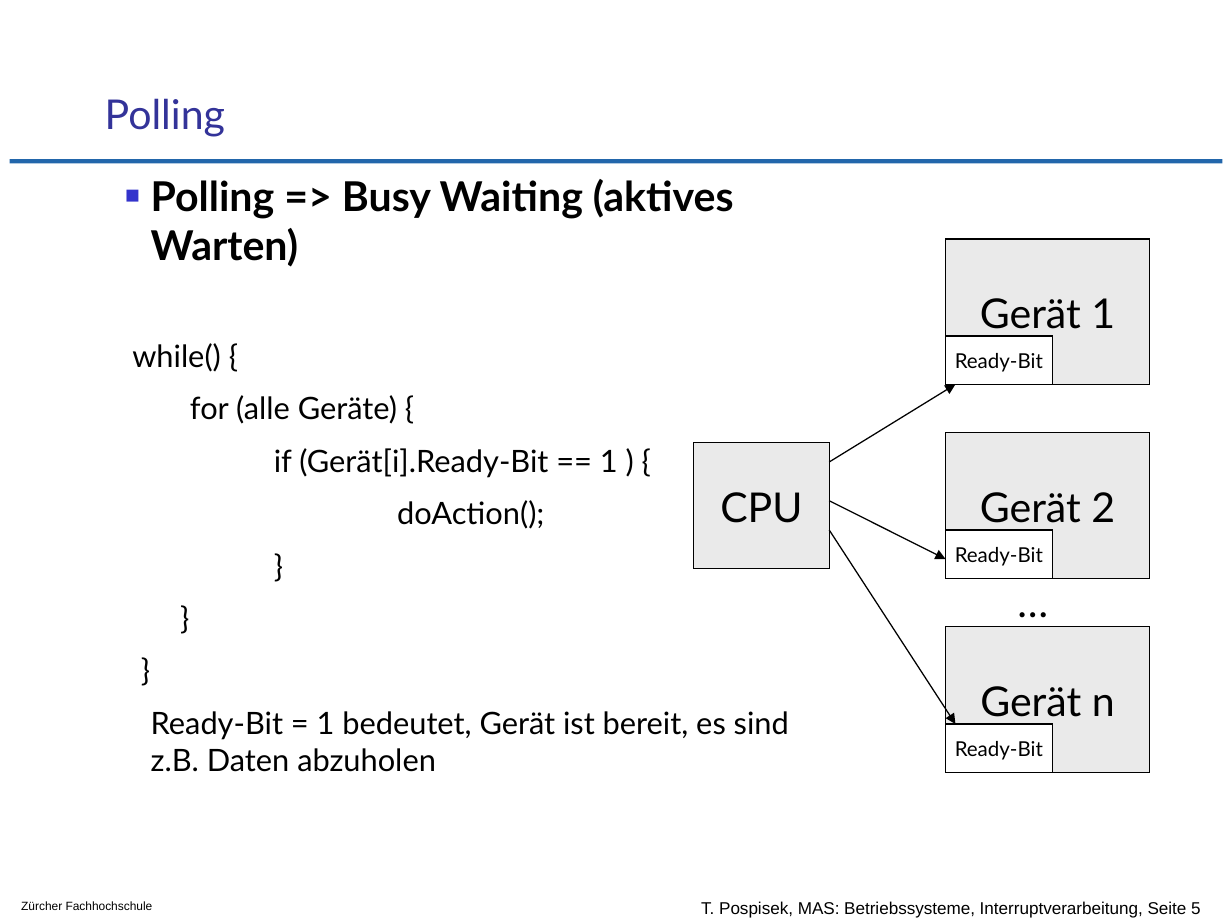
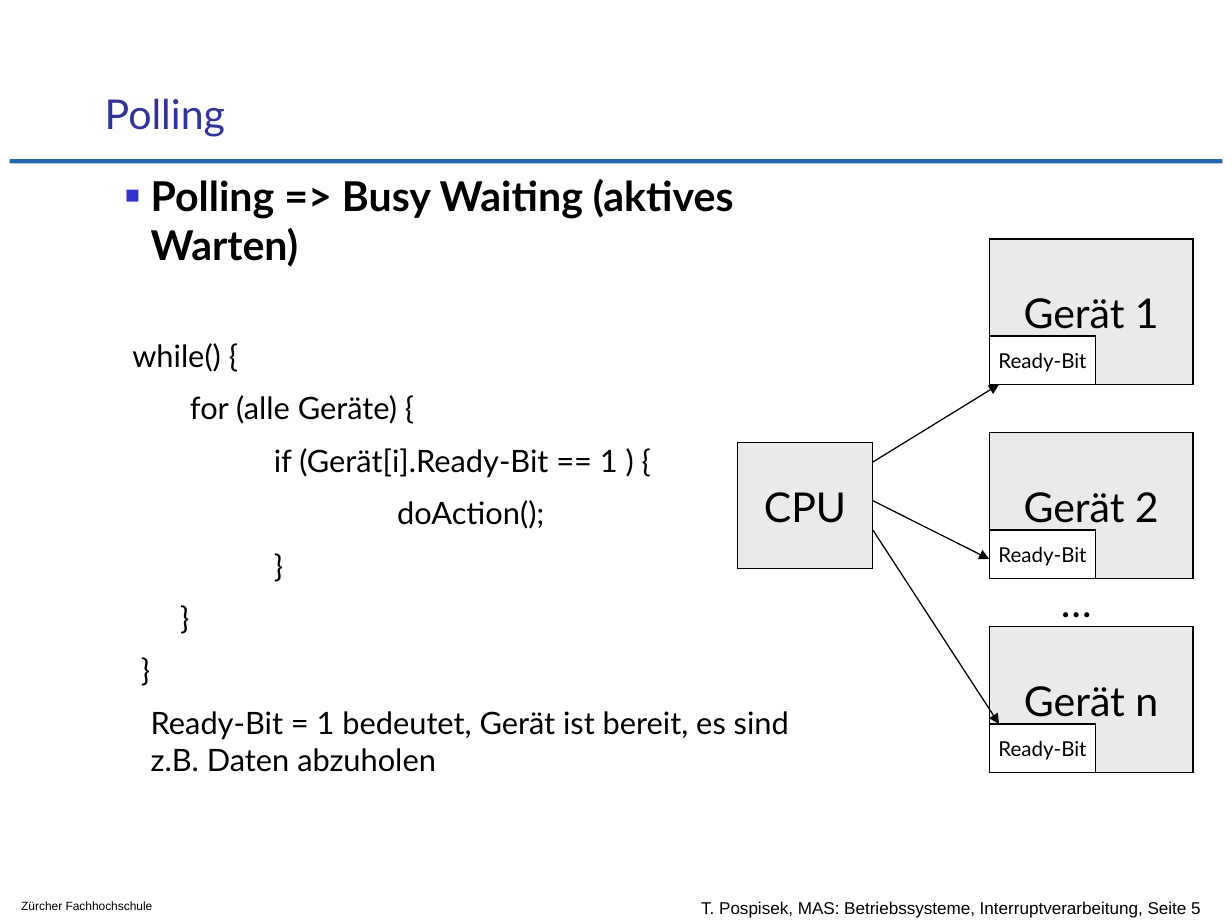
Before and after one commit to tpo/betriebssysteme, a slide deck: slide 5 of 04-3_Interruptverarbeitung in Betriebssystemen.odp. Drawn at 1232x924 pixels with LibreOffice and Linux fonts; fonts in the diff are those of the drawing; background and template pictures are left out. Boxes give left, top, right and bottom in pixels: in the first picture for what was removed or moved away, otherwise in the second. Text is boxed around its words. In the diff, an @@ line names an element or a change of style, - is before the commit and + after.

```diff
--- a/04-3_Interruptverarbeitung in Betriebssystemen.odp
+++ b/04-3_Interruptverarbeitung in Betriebssystemen.odp
@@ 7 rectangles, 3 arrows, 1 text: place and size @@
-7 rectangles, 3 arrows, 1 text at (694, 239, 1149, 772)
+7 rectangles, 3 arrows, 1 text at (737, 239, 1193, 772)
```
Also in this commit, not shown: 4 other slides changed, 1 slide added, 15 other files.
